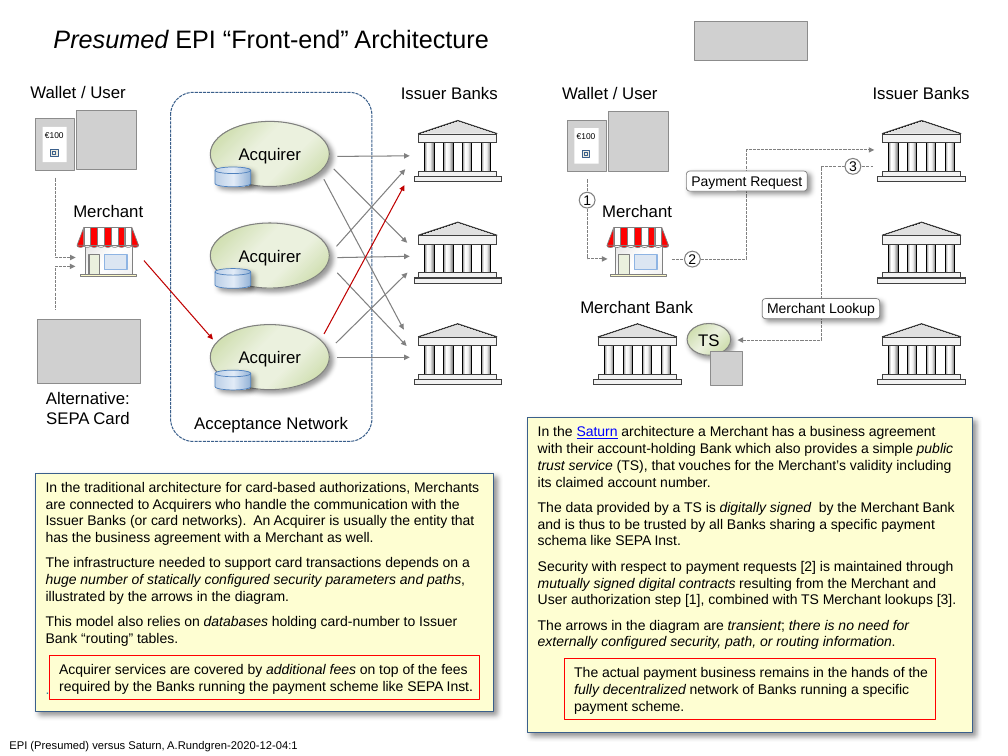
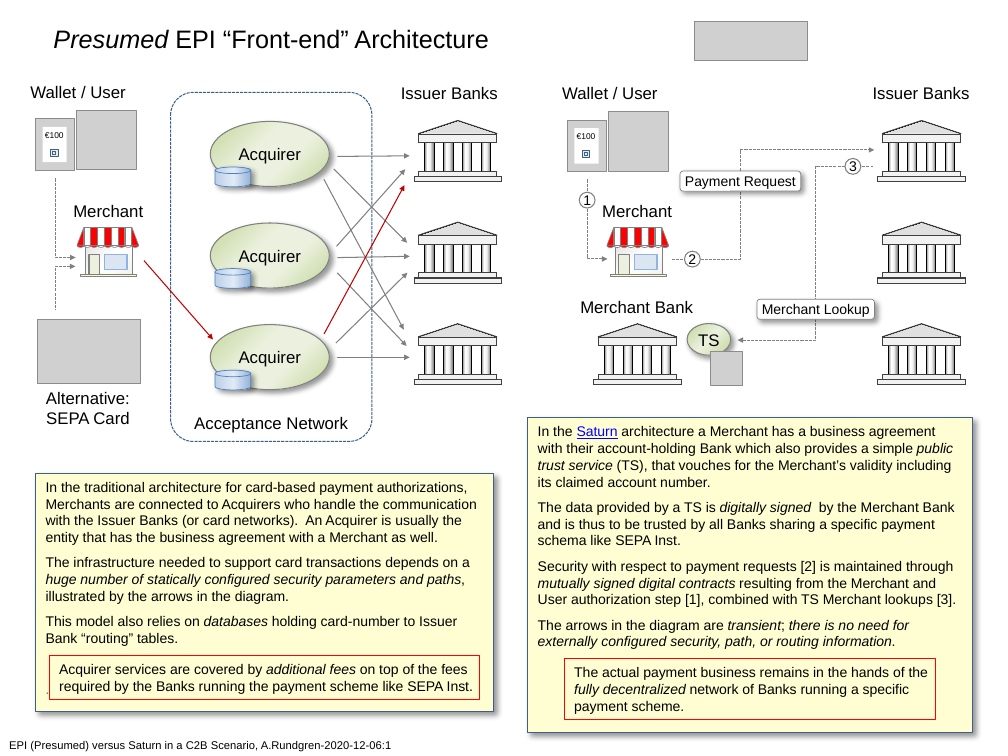
Before and after one commit to cyberphone/doc, a slide deck: slide 1 of saturn/epi(presumed)-vs-saturn.pptx. Drawn at 1008x756 pixels with LibreOffice and Linux fonts; fonts in the diff are those of the drawing; grey boxes stand for pictures. Boxes give left, top, right and bottom in pixels: in the first picture for what was removed or moved away, otherwise in the second. Text is boxed around its words. In the diff, an @@ line names an element or a change of style, - is before the commit and + after.

```diff
--- a/saturn/epi(presumed)-vs-saturn.pptx
+++ b/saturn/epi(presumed)-vs-saturn.pptx
@@ elbow arrow (672, 259) - (874, 150): route changed @@
@@ rounded rectangle "Payment Request": place and size @@
-rounded rectangle "Payment Request" at box(686, 171, 807, 192)
+rounded rectangle "Payment Request" at box(680, 171, 801, 192)
@@ elbow arrow (738, 340) - (873, 166): route changed @@
@@ rounded rectangle "Merchant Lookup": place and size @@
-rounded rectangle "Merchant Lookup" at box(762, 298, 880, 319)
+rounded rectangle "Merchant Lookup" at box(757, 299, 875, 320)
@@ text in rectangle at box(46, 482, 477, 545): text changed @@
-In the traditional architecture for card-based authorizations, Merchants are connected to Acquirers who handle the communication with the Issuer Banks (or card networks). An Acquirer is usually the entity that has the business agreement with a Merchant as well.
+In the traditional architecture for card-based payment authorizations, Merchants are connected to Acquirers who handle the communication with the Issuer Banks (or card networks). An Acquirer is usually the entity that has the business agreement with a Merchant as well.
@@ text at box(9, 741, 391, 752): text changed @@
-EPI (Presumed) versus Saturn, A.Rundgren-2020-12-04:1
+EPI (Presumed) versus Saturn in a C2B Scenario, A.Rundgren-2020-12-06:1
```
Also in this commit, not shown: 1 other file.
